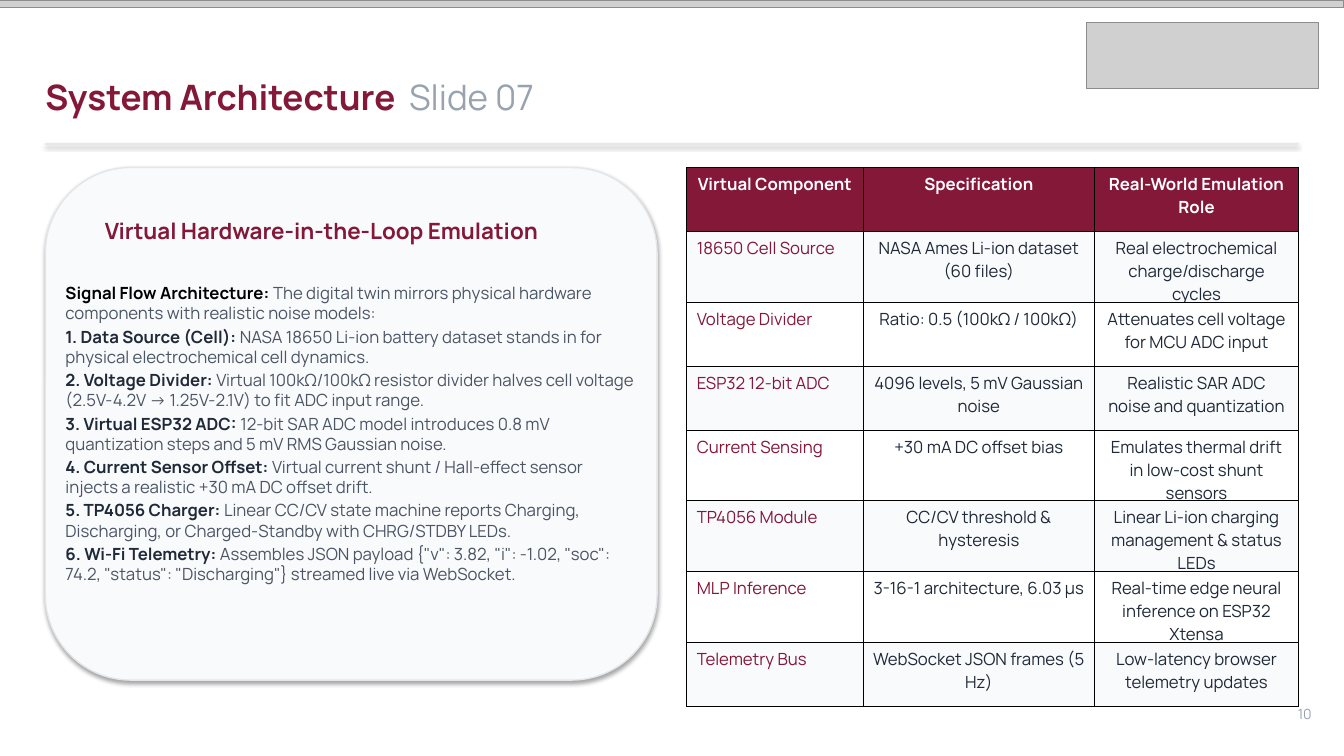
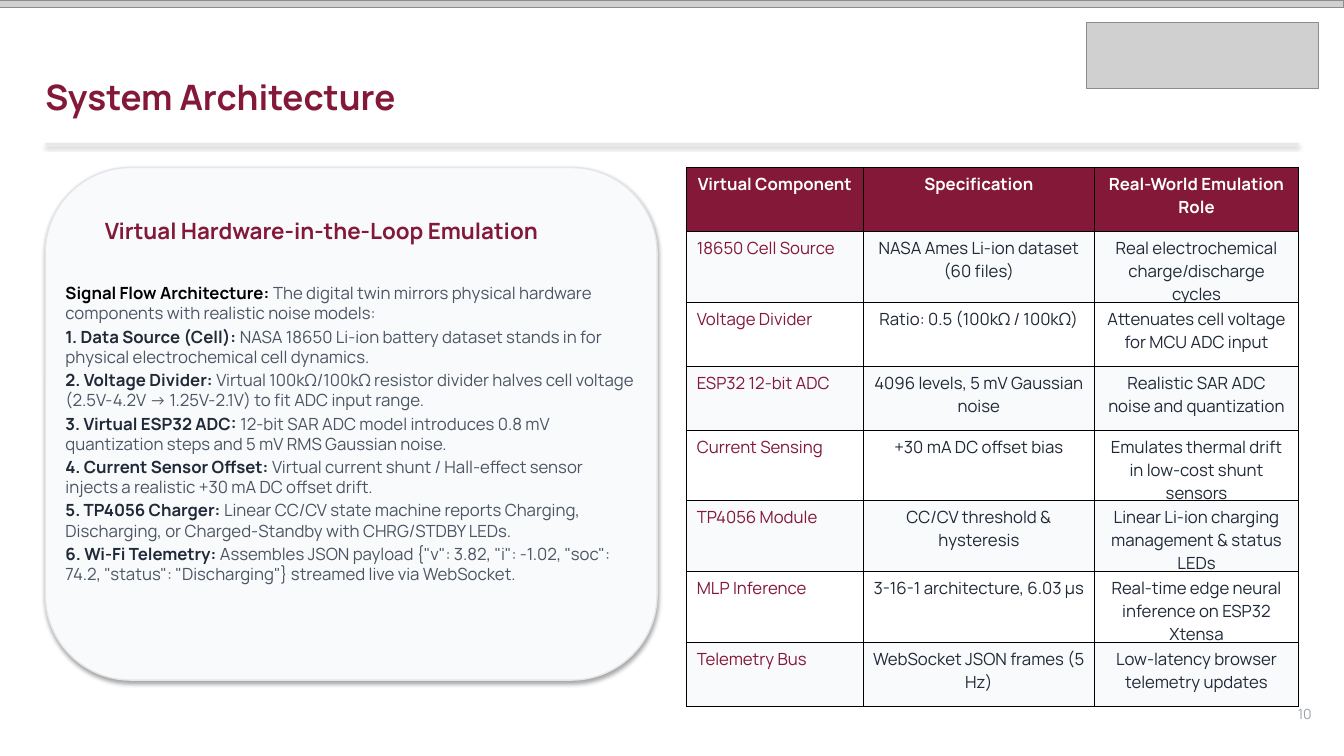
Before and after one commit to Imagiyy/Digital-Twin--ML-Based-Battery-SOC-Estimation, a slide deck: slide 10 of Amrita_SOC_Digital_Twin_Presentation_Final.pptx. Drawn at 1344x756 pixels with LibreOffice and Linux fonts; fonts in the diff are those of the drawing; grey boxes stand for pictures. Boxes give left, top, right and bottom in pixels: in the first picture for what was removed or moved away, otherwise in the second. Text is boxed around its words. In the diff, an @@ line names an element or a change of style, - is before the commit and + after.

```diff
--- a/Amrita_SOC_Digital_Twin_Presentation_Final.pptx
+++ b/Amrita_SOC_Digital_Twin_Presentation_Final.pptx
@@ text at [45,84,396,119]: text changed @@
-System Architecture Slide 07
+System Architecture
```
Also in this commit, not shown: 19 other slides changed, 3 other files.
